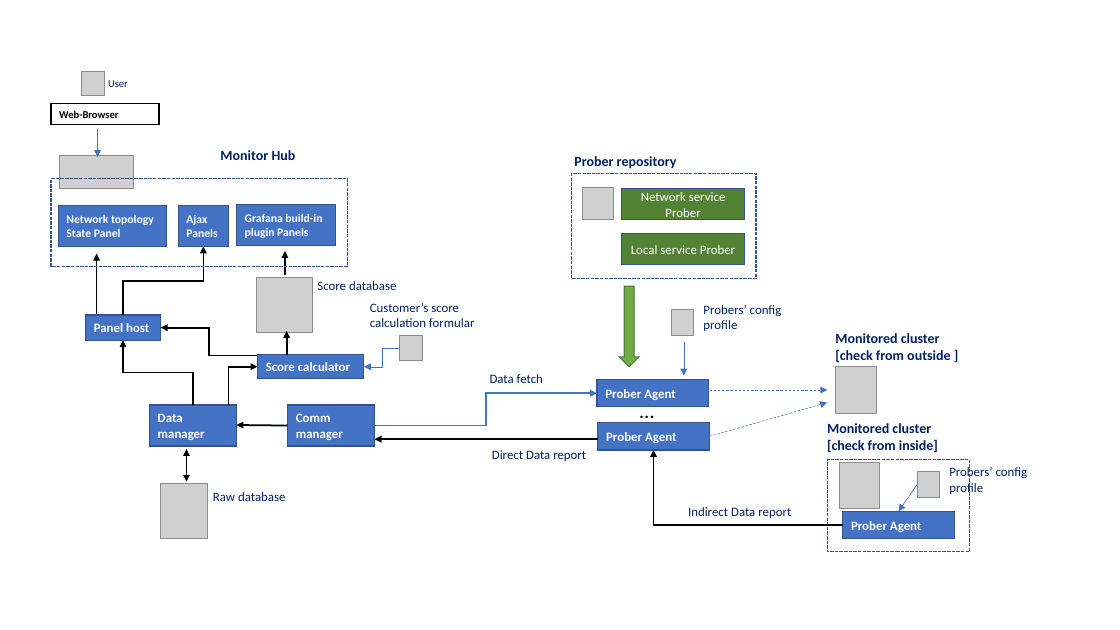
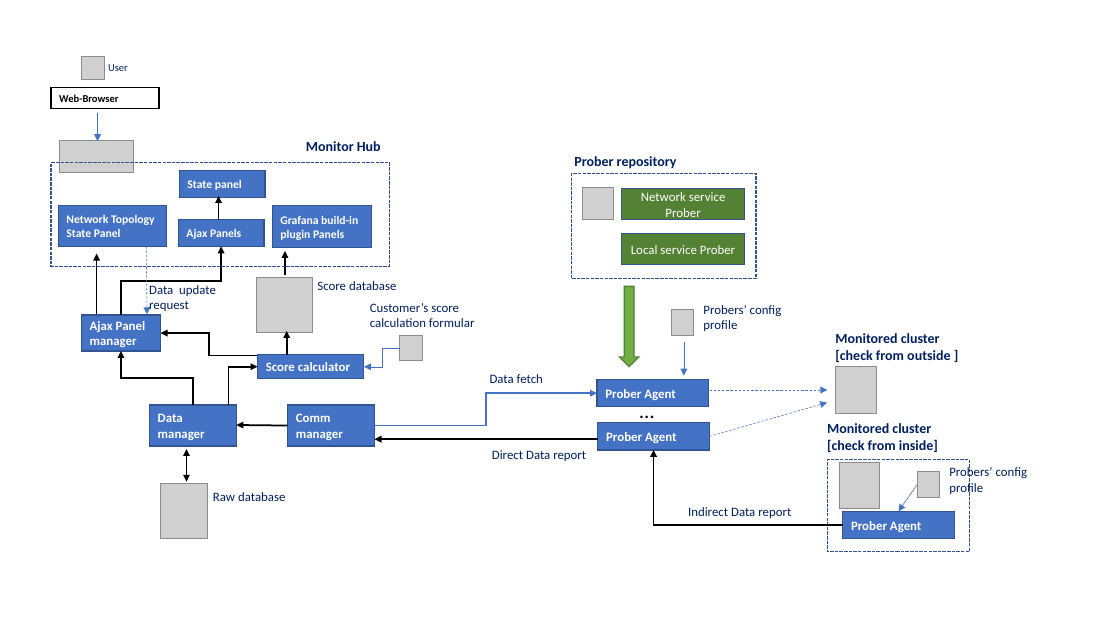
Before and after one commit to LiuYuancheng/Cluster_Service_Health_Monitor, a slide deck: slide 3 of doc/designDoc.pptx. Drawn at 1120x630 pixels with LibreOffice and Linux fonts; fonts in the diff are those of the drawing; grey boxes stand for pictures. Boxes give left, top, right and bottom in pixels: in the first picture for what was removed or moved away, otherwise in the second. Text is boxed around its words. In the diff, an @@ line names an element or a change of style, - is before the commit and + after.

```diff
--- a/doc/designDoc.pptx
+++ b/doc/designDoc.pptx
@@ 2 pictures, 1 rectangle, 1 text, 1 arrow: place and size @@
-2 pictures, 1 rectangle, 1 text, 1 arrow at <box>51,72,160,189</box>
+2 pictures, 1 rectangle, 1 text, 1 arrow at <box>51,56,160,173</box>
@@ text "Monitor Hub": place and size @@
-text "Monitor Hub" at <box>220,150,296,160</box>
+text "Monitor Hub" at <box>306,141,381,151</box>
@@ rectangle: place and size @@
-rectangle at <box>51,179,348,266</box>
+rectangle at <box>51,163,390,266</box>
@@ rectangle added at <box>179,171,265,197</box>, fill #4472C4, outline #325491 1 pt, 10 pt, text #FFFFFF, bold @@
+State panel
@@ arrow added from (218, 220) to (218, 196), #000000 1.5 pt @@
@@ rectangle "Grafana build-in plugin Panels": place and size @@
-rectangle "Grafana build-in plugin Panels" at <box>236,204,335,245</box>
+rectangle "Grafana build-in plugin Panels" at <box>272,206,371,247</box>
@@ text in rectangle at <box>66,215,155,237</box>: text changed @@
-Network topology State Panel
+Network Topology State Panel
@@ rectangle "Ajax Panels": place and size @@
-rectangle "Ajax Panels" at <box>178,205,229,246</box>
+rectangle "Ajax Panels" at <box>178,220,264,247</box>
@@ elbow arrow moved from (124, 315) - (203, 246) to (121, 315) - (221, 246) @@
@@ arrow added from (146, 246) to (147, 314), #4472C4 0.5 pt dashed @@
@@ text added at <box>149,285,216,311</box>, 11 pt, text #002060 @@
+Data update request
@@ rectangle "Ajax Panel manager": place and size @@
-rectangle "Ajax Panel manager" at <box>86,315,160,340</box>
+rectangle "Ajax Panel manager" at <box>82,315,160,351</box>
@@ text in rectangle at <box>90,321,145,347</box>: text changed @@
-Panel host
+Ajax Panel manager
@@ elbow arrow moved from (193, 405) - (124, 340) to (193, 405) - (121, 351) @@
@@ elbow arrow moved from (258, 355) - (160, 328) to (258, 355) - (160, 333) @@
```
Also in this commit, not shown: 1 other file.
